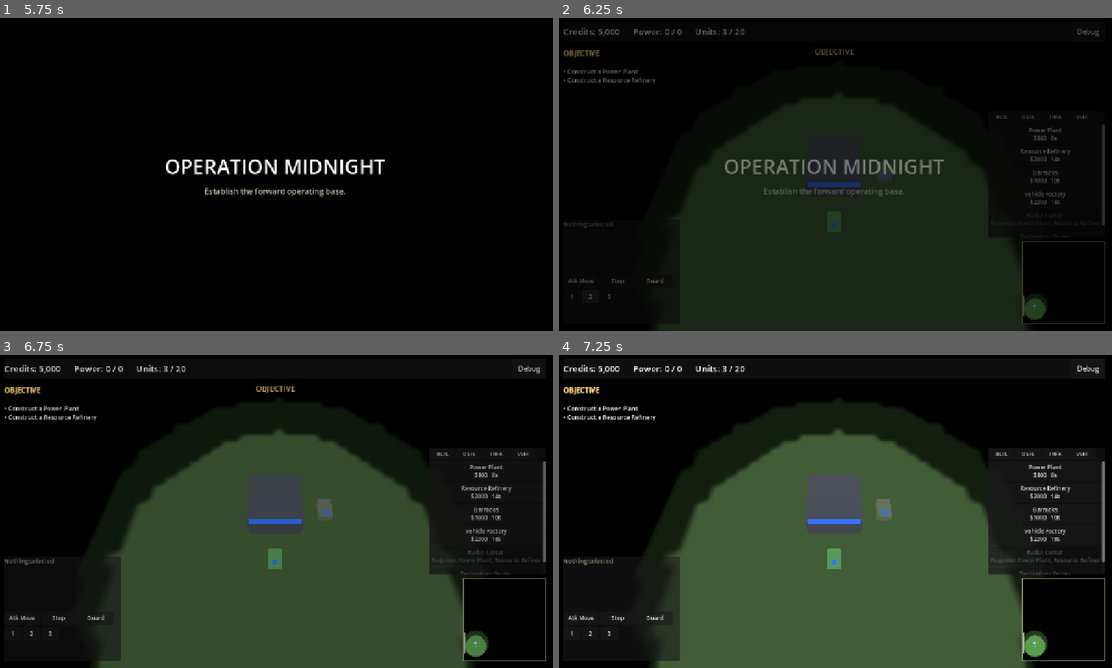
Above: before the commit, frames 1-4 (two rows, left to right).
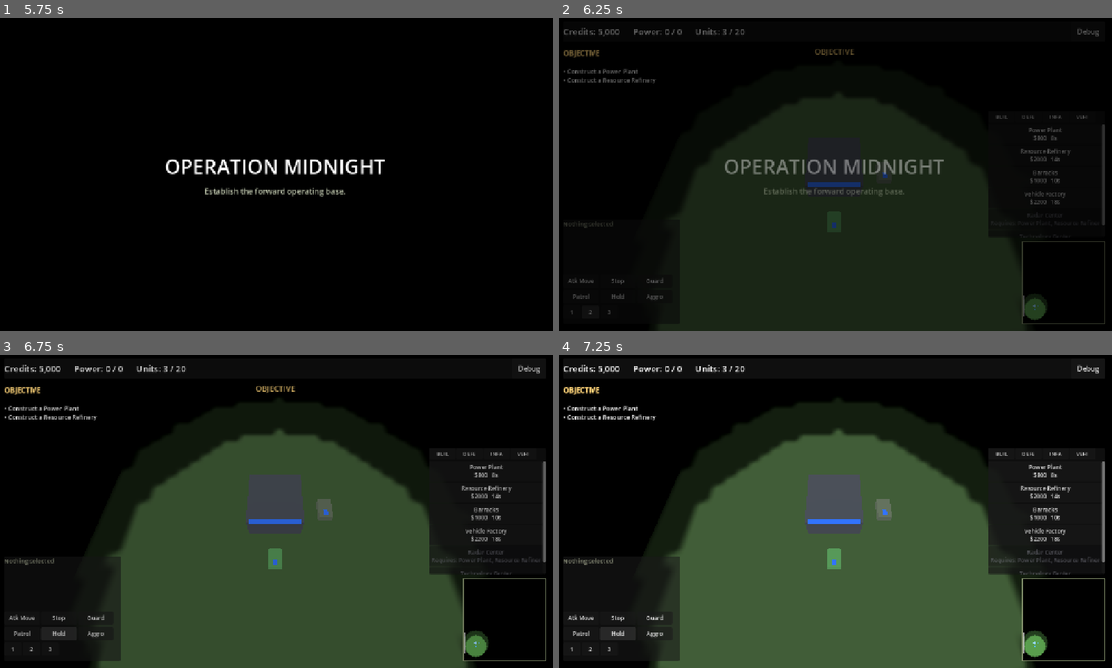
Above: after the commit, the same moments.

Repository: xionams/operation-midnight
Game: Godot game, scene res://main.tscn
Two runs of this game, one before a commit and one after it. Both use one fixed random seed, a clock stepped at 60 frames per second and the inputs below.
Inputs (mouse positions are in pixels of both pictures, inside the frame that each line leads up to):
- Up to frame 1 (5.75 s): click "Easy" at 0.5 s; click "Easy" at 1.25 s; click "Normal" at 2 s; click "Normal" at 2.75 s; click "START OPERATION" at 3.5 s; click "1" at 4.25 s; click (22, 296) at 5 s, where only the run after the commit has a clickable "Patrol"
- Up to frame 2 (6.25 s): click "2" at 5.75 s
- Up to frame 3 (6.75 s): click (60, 633) at 6.5 s, where only the run after the commit has a clickable "Hold"
- Up to frame 4 (7.25 s): no input

Frame 1 is identical in both runs. In frame 2, 0.1% of the frame differs, in the area x 2-19%, y 88-95%; in frame 3, 0.1%; in frame 4, 0.2%, in the area x 2-19%, y 86-95%.

Commit message:
Add garrison system and surface rank and stance in the HUD
Infantry can occupy civilian structures and fire from inside them.
Occupants are stored rather than simulated in place: they leave the
world, so they cannot be shot individually, and the building fires with
their weapon at extended range. That makes the counter unambiguous -
you cannot kill the men, so you have to bring the building down - and
keeps a garrison cheap at army scale.

Destroying an occupied structure spills the survivors at 40% damage,
so a garrison is a position that can be broken rather than a black hole.

Occupying a neutral building claims it, so the defenders inside are
unambiguously somebody's. Four civilian structures sit near the routes
between bases, turning corridors into positions worth holding.

The selection panel now shows rank, stance and the weapon's damage type,
and adds Patrol, Hold and Aggro buttons - the stance and order systems
existed but were unreachable without a keyboard.

Co-Authored-By: Claude Opus 5 <noreply@anthropic.com>

Diff:
--- /dev/null
+++ b/config/buildings/civilian_structure.tres
@@ -0,0 +1,27 @@
+[gd_resource type="Resource" script_class="BuildingStats" load_steps=3 format=3]
+
+[ext_resource type="Script" path="res://scripts/core/building_stats.gd" id="1"]
+[ext_resource type="PackedScene" path="res://scenes/buildings/civilian_structure.tscn" id="2"]
+
+[resource]
+script = ExtResource("1")
+display_name = "Civilian Structure"
+cost = 0
+prerequisites = PackedStringArray()
+population_provided = 0
+category = "BUILDINGS"
+is_wall = false
+build_radius_bonus = 0.0
+weapon_stats = null
+is_defensive = false
+garrisonable = true
+max_health = 500.0
+build_time = 0.0
+power_generation = 0
+power_consumption = 0
+vision_range = 8.0
+footprint = Vector2(6, 6)
+body_color = Color(0.6, 0.58, 0.52, 1)
+body_size = Vector3(5, 4.5, 5)
+visual_scene = null
+scene = ExtResource("2")
--- /dev/null
+++ b/scenes/buildings/civilian_structure.tscn
@@ -0,0 +1,6 @@
+[gd_scene load_steps=2 format=3]
+
+[ext_resource type="Script" path="res://scripts/buildings/building_base.gd" id="1"]
+
+[node name="CivilianStructure" type="StaticBody3D"]
+script = ExtResource("1")
--- a/scripts/buildings/building_base.gd
+++ b/scripts/buildings/building_base.gd
@@ -53,7 +53,15 @@
 	_build_health()
 	_build_visual()
 	_build_health_bar()
+	_build_garrison()
 	_register_power()
+
+func _build_garrison() -> void:
+	if stats == null or not stats.garrisonable:
+		return
+	var garrison := GarrisonComponent.new()
+	garrison.name = "GarrisonComponent"
+	add_child(garrison)
 
 func _build_fog_visibility() -> void:
 	if is_player_faction and not is_neutral:
--- /dev/null
+++ b/scripts/buildings/garrison_component.gd
@@ -0,0 +1,110 @@
+extends Node
+class_name GarrisonComponent
+
+## Lets infantry occupy a structure and fight from inside it.
+##
+## Garrisoned squads are removed from the world rather than simulated
+## inside the building: they stop being shootable, and the structure
+## fires on their behalf with their weapon. That keeps a garrison cheap
+## at army scale and makes the counter obvious - you cannot shoot the
+## men, so you must knock the building down.
+
+signal occupancy_changed(count: int)
+
+const CAPACITY: int = 5
+const DAMAGE_REDUCTION: float = 0.6
+const RANGE_BONUS: float = 1.2
+const EVACUATION_DAMAGE: float = 0.4
+
+var occupants: Array = []
+
+var _building: BuildingBase
+var _weapon: Weapon
+var _attacker: AttackerComponent
+
+func _ready() -> void:
+	_building = get_parent() as BuildingBase
+	if _building != null and _building.health != null:
+		_building.health.died.connect(_evacuate)
+
+func has_room() -> bool:
+	return occupants.size() < CAPACITY
+
+func occupancy() -> int:
+	return occupants.size()
+
+## The squad is stored, not simulated. Its stats drive the building's
+## borrowed weapon so a garrison of riflemen shoots like riflemen.
+func enter(unit: Node) -> bool:
+	if not has_room() or unit == null or unit.stats == null or not unit.stats.is_infantry:
+		return false
+	## A neutral structure is open to whoever reaches it first; an owned
+	## one only to its owner.
+	if _building == null:
+		return false
+	if not _building.is_neutral and _building.is_player_faction != unit.is_player_faction:
+		return false
+	## Occupying a neutral building claims it, so the defenders inside are
+	## unambiguously somebody's.
+	if _building.is_neutral:
+		_building.set_faction(unit.is_player_faction)
+
+	occupants.append({
+		"stats": unit.stats,
+		"health": unit.health.current_health if unit.health else unit.stats.max_health,
+	})
+	_ensure_weapon(unit.stats)
+	SelectionManager.notify_unit_removed(unit)
+	unit.queue_free()
+	occupancy_changed.emit(occupants.size())
+	return true
+
+## Occupants fire through the structure, with the extra reach a raised
+## firing position gives them.
+func _ensure_weapon(stats: UnitStats) -> void:
+	if _weapon != null or stats.weapon_stats == null:
+		return
+	var borrowed: WeaponStats = stats.weapon_stats.duplicate()
+	borrowed.attack_range *= RANGE_BONUS
+	_weapon = Weapon.new()
+	_weapon.name = "GarrisonWeapon"
+	_weapon.stats = borrowed
+	_building.add_child(_weapon)
+
+	_attacker = AttackerComponent.new()
+	_attacker.name = "AttackerComponent"
+	_attacker.weapon = _weapon
+	_building.add_child(_attacker)
+
+func _process(_delta: float) -> void:
+	if _attacker == null or occupants.is_empty() or _attacker.has_target():
+		return
+	var group: String = "enemy_units" if _building.is_player_faction else "player_units"
+	for candidate in get_tree().get_nodes_in_group(group):
+		if not is_instance_valid(candidate):
+			continue
+		if _building.global_position.distance_to(candidate.global_position) > _weapon.stats.attack_range:
+			continue
+		if not _weapon.can_damage(candidate):
+			continue
+		_attacker.set_target(candidate)
+		return
+
+## Losing the building costs the squad inside a share of its health, and
+## anything already hurt does not make it out.
+func _evacuate() -> void:
+	for entry in occupants:
+		var stats: UnitStats = entry["stats"]
+		var remaining: float = entry["health"] * (1.0 - EVACUATION_DAMAGE)
+		if remaining <= 0.0 or stats.unit_scene == null:
+			continue
+		var unit = stats.unit_scene.instantiate()
+		unit.stats = stats
+		unit.is_player_faction = _building.is_player_faction
+		_building.get_parent().add_child(unit)
+		unit.global_position = _building.global_position \
+			+ Vector3(randf_range(-4.0, 4.0), 0.0, randf_range(-4.0, 4.0))
+		if unit.health != null:
+			unit.health.current_health = remaining
+	occupants.clear()
+	occupancy_changed.emit(0)
--- a/scripts/core/building_stats.gd
+++ b/scripts/core/building_stats.gd
@@ -27,6 +27,9 @@
 ## Defensive structures mount a weapon and are disabled by low power.
 @export var weapon_stats: WeaponStats = null
 @export var is_defensive: bool = false
+
+## Infantry can occupy this structure and fire from inside it.
+@export var garrisonable: bool = false
 @export var max_health: float = 500.0
 @export var build_time: float = 0.0 ## Instant in Milestone 1; wired for later.
 @export var power_generation: int = 0
--- a/scripts/core/main.gd
+++ b/scripts/core/main.gd
@@ -27,6 +27,14 @@
 const COMMS_OUTPOST_STATS: BuildingStats = preload("res://config/buildings/comms_outpost.tres")
 const REPAIR_DEPOT_STATS: BuildingStats = preload("res://config/buildings/repair_depot.tres")
 const SUPPLY_DEPOT_STATS: BuildingStats = preload("res://config/buildings/supply_depot.tres")
+const CIVILIAN_STATS: BuildingStats = preload("res://config/buildings/civilian_structure.tres")
+
+## Empty buildings near the routes between bases. Infantry inside one is
+## far harder to shift than infantry in the open, so they turn a corridor
+## into a position worth holding.
+const CIVILIAN_POSITIONS: Array[Vector3] = [
+	Vector3(-14, 0, 18), Vector3(2, 0, -24), Vector3(38, 0, -6), Vector3(-46, 0, -30),
+]
 const RIFLE_SOLDIER_SCENE: PackedScene = preload("res://scenes/units/rifle_soldier.tscn")
 const ECONOMY_CONFIG: EconomyConfig = preload("res://config/economy/default_economy.tres")
 
@@ -259,6 +267,12 @@
 	_spawn_strategic(COMMS_OUTPOST_STATS, COMMS_OUTPOST_POS, StrategicStructure.Benefit.VISION)
 	_spawn_strategic(REPAIR_DEPOT_STATS, REPAIR_DEPOT_POS, StrategicStructure.Benefit.REPAIR)
 	_spawn_strategic(SUPPLY_DEPOT_STATS, SUPPLY_DEPOT_POS, StrategicStructure.Benefit.SUPPLY)
+	for position in CIVILIAN_POSITIONS:
+		var civilian = CIVILIAN_STATS.scene.instantiate()
+		civilian.stats = CIVILIAN_STATS
+		civilian.is_neutral = true
+		_nav_region.add_child(civilian)
+		civilian.global_position = position
 
 func _spawn_strategic(stats: BuildingStats, pos: Vector3, benefit: int) -> void:
 	var structure = stats.scene.instantiate()
--- a/scripts/core/selection_manager.gd
+++ b/scripts/core/selection_manager.gd
@@ -410,6 +410,14 @@
 		EventBus.command_issued.emit(CommandTypes.Type.HARVEST, collider.global_position)
 		return
 
+	## Infantry tapped onto a garrisonable friendly structure move in.
+	if collider != null and collider is BuildingBase:
+		var garrison = collider.get_node_or_null("GarrisonComponent")
+		if garrison != null and (collider.is_player_faction or collider.is_neutral):
+			_issue_to_selection(CommandTypes.Type.GARRISON, collider.global_position, collider)
+			EventBus.command_issued.emit(CommandTypes.Type.GARRISON, collider.global_position)
+			return
+
 	## Guard mode armed at a friendly unit escorts it.
 	if collider != null and collider.is_in_group("player_units") and not selected_units.has(collider):
 		_issue_to_selection(CommandTypes.Type.GUARD, collider.global_position, collider)
--- a/scripts/ui/hud.gd
+++ b/scripts/ui/hud.gd
@@ -282,6 +282,13 @@
 	_order_button(orders, "Stop", func(): SelectionManager.command_stop())
 	_order_button(orders, "Guard", func(): SelectionManager.command_guard())
 
+	var stance_row := HBoxContainer.new()
+	stance_row.add_theme_constant_override("separation", 3)
+	column.add_child(stance_row)
+	_order_button(stance_row, "Patrol", func(): SelectionManager.arm_patrol())
+	_order_button(stance_row, "Hold", func(): SelectionManager.set_stance(UnitBase.Stance.HOLD))
+	_order_button(stance_row, "Aggro", func(): SelectionManager.set_stance(UnitBase.Stance.AGGRESSIVE))
+
 	var groups := HBoxContainer.new()
 	groups.add_theme_constant_override("separation", 3)
 	column.add_child(groups)
@@ -386,12 +393,21 @@
 			int(building.stats.vision_range), extra]
 
 	var weapon: WeaponStats = entity.stats.weapon_stats
-	return "[b]%s[/b]\n\n%s HP\nArmor: %s\nDamage: %s\nVision: %dm\n\n[color=#9fd0ff]Order: %s[/color]" % [
+	var vet: VeterancyComponent = entity.get_node_or_null("VeterancyComponent")
+	var rank: String = VeterancyComponent.rank_name(vet.rank) if vet else "—"
+	var rank_colour: String = "#ffd479" if vet != null and vet.rank != VeterancyComponent.Rank.REGULAR else "#c8ccbb"
+	var damage_line: String = "—"
+	if weapon != null:
+		damage_line = "%d %s" % [int(weapon.damage),
+			DamageTypes.type_name(weapon.damage_type).to_lower().replace("_", " ")]
+	return "[b]%s[/b]\n\n%s HP\nRank: [color=%s]%s[/color]\nArmor: %s\nDamage: %s\nVision: %dm\n\n[color=#9fd0ff]Order: %s   Stance: %s[/color]" % [
 		entity.stats.display_name.to_upper(), hp,
+		rank_colour, rank,
 		Armor.type_name(entity.stats.armor_type).capitalize(),
-		str(int(weapon.damage)) if weapon else "—",
+		damage_line,
 		int(entity.stats.vision_range),
-		CommandTypes.type_name(entity.current_command).capitalize()]
+		CommandTypes.type_name(entity.current_command).capitalize(),
+		UnitBase.Stance.keys()[entity.stance].capitalize()]
 
 # ------------------------------------------------------ right column
 
--- a/scripts/units/unit_base.gd
+++ b/scripts/units/unit_base.gd
@@ -29,6 +29,7 @@
 var patrol_from: Vector3 = Vector3.ZERO
 var patrol_to: Vector3 = Vector3.ZERO
 var guard_target: Node = null
+var garrison_target: Node = null
 
 ## How willingly a unit leaves its post to engage.
 ##   HOLD        never chases; fires only at what comes into range
@@ -280,6 +281,13 @@
 				attacker.clear_target()
 			guard_target = target
 			stop_moving()
+		CommandTypes.Type.GARRISON:
+			## Only infantry can occupy; everyone else just walks there.
+			if stats != null and stats.is_infantry and target != null:
+				garrison_target = target
+				move_to(position)
+			else:
+				move_to(position)
 		CommandTypes.Type.PATROL:
 			if attacker:
 				attacker.clear_target()
@@ -319,6 +327,7 @@
 
 	_tick_patrol()
 	_tick_guard()
+	_tick_garrison()
 
 	_acquire_timer -= delta
 	if _acquire_timer > 0.0:
@@ -353,6 +362,18 @@
 		return global_position.distance_to(_guard_origin) > 1.0
 	return global_position.distance_to(_guard_origin) > leash
 
+## Walk in once close enough. Entering removes the unit from the world,
+## so this is the last thing it does.
+func _tick_garrison() -> void:
+	if current_command != CommandTypes.Type.GARRISON or not is_instance_valid(garrison_target):
+		return
+	if global_position.distance_to(garrison_target.global_position) > 6.0:
+		return
+	var garrison = garrison_target.get_node_or_null("GarrisonComponent")
+	garrison_target = null
+	if garrison != null:
+		garrison.enter(self)
+
 ## Patrol turns around at each end, so a unit sweeps a line indefinitely
 ## and re-engages anything that wanders into it.
 func _tick_patrol() -> void:
--- a/tests/depth_test.gd
+++ b/tests/depth_test.gd
@@ -173,6 +173,47 @@
 			GameState.credits > credits_before,
 			"(+%d in %.1fs)" % [GameState.credits - credits_before, waited])
 
+	# --- garrison ---
+	var civilian: Node = null
+	for b in get_tree().get_nodes_in_group("neutral_buildings"):
+		if b.stats != null and b.stats.display_name == "Civilian Structure":
+			civilian = b
+			break
+	_check("Map has garrisonable civilian structures", civilian != null)
+	if civilian != null:
+		var garrison = civilian.get_node_or_null("GarrisonComponent")
+		_check("Civilian structure has a garrison", garrison != null)
+		if garrison != null:
+			var squad = _spawn_unit("res://config/units/rifle_soldier.tres", true,
+				civilian.global_position + Vector3(3, 0, 0))
+			await get_tree().process_frame
+			var units_before: int = get_tree().get_nodes_in_group("player_units").size()
+			var entered: bool = garrison.enter(squad)
+			await get_tree().process_frame
+			_check("Infantry can enter a garrison", entered)
+			_check("Garrison records the occupant", garrison.occupancy() == 1,
+				"(%d)" % garrison.occupancy())
+			_check("Occupant leaves the world while inside",
+				get_tree().get_nodes_in_group("player_units").size() < units_before)
+			_check("Occupying a neutral building claims it",
+				civilian.is_player_faction and not civilian.is_neutral)
+			_check("Garrison mounts the occupant's weapon",
+				civilian.get_node_or_null("GarrisonWeapon") != null)
+
+			var vehicle = _spawn_unit("res://config/units/assault_vehicle.tres", true,
+				civilian.global_position + Vector3(4, 0, 0))
+			await get_tree().process_frame
+			_check("Vehicles cannot garrison", not garrison.enter(vehicle))
+
+			## Losing the building should spill survivors, hurt.
+			var before_units: int = get_tree().get_nodes_in_group("player_units").size()
+			civilian.get_node("HealthComponent").take_damage(999999.0)
+			await get_tree().process_frame
+			await get_tree().process_frame
+			_check("Destroying a garrison evacuates survivors",
+				get_tree().get_nodes_in_group("player_units").size() > before_units,
+				"(%d -> %d)" % [before_units, get_tree().get_nodes_in_group("player_units").size()])
+
 	# --- multiple producers speed production ---
 	var barracks_stats: BuildingStats = load("res://config/buildings/barracks.tres")
 	var b1 = barracks_stats.scene.instantiate()
Not shown, added: scripts/buildings/garrison_component.gd.uid
